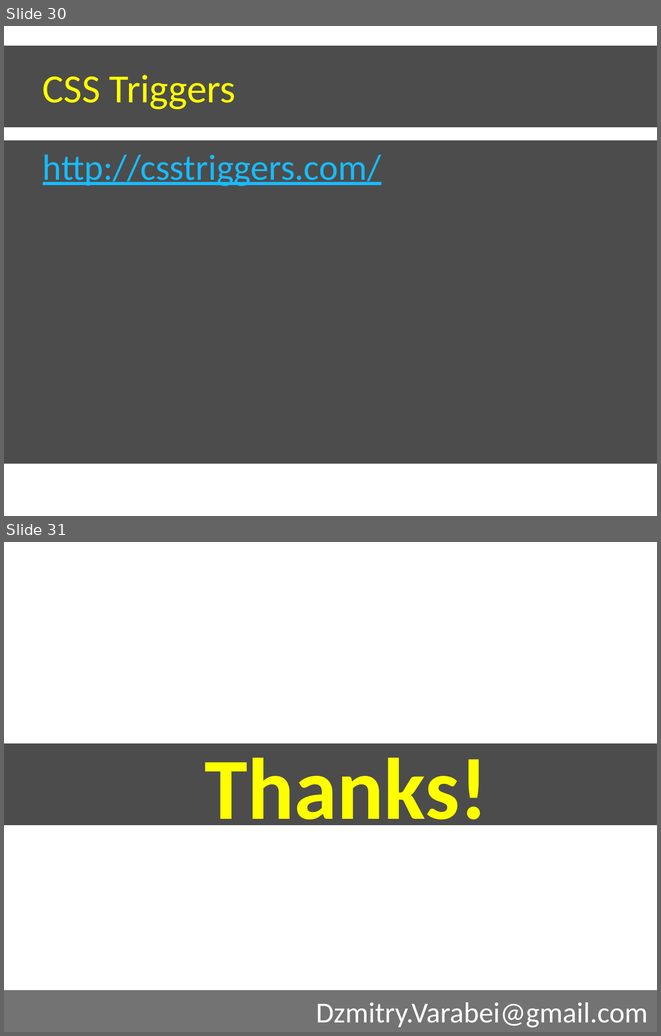
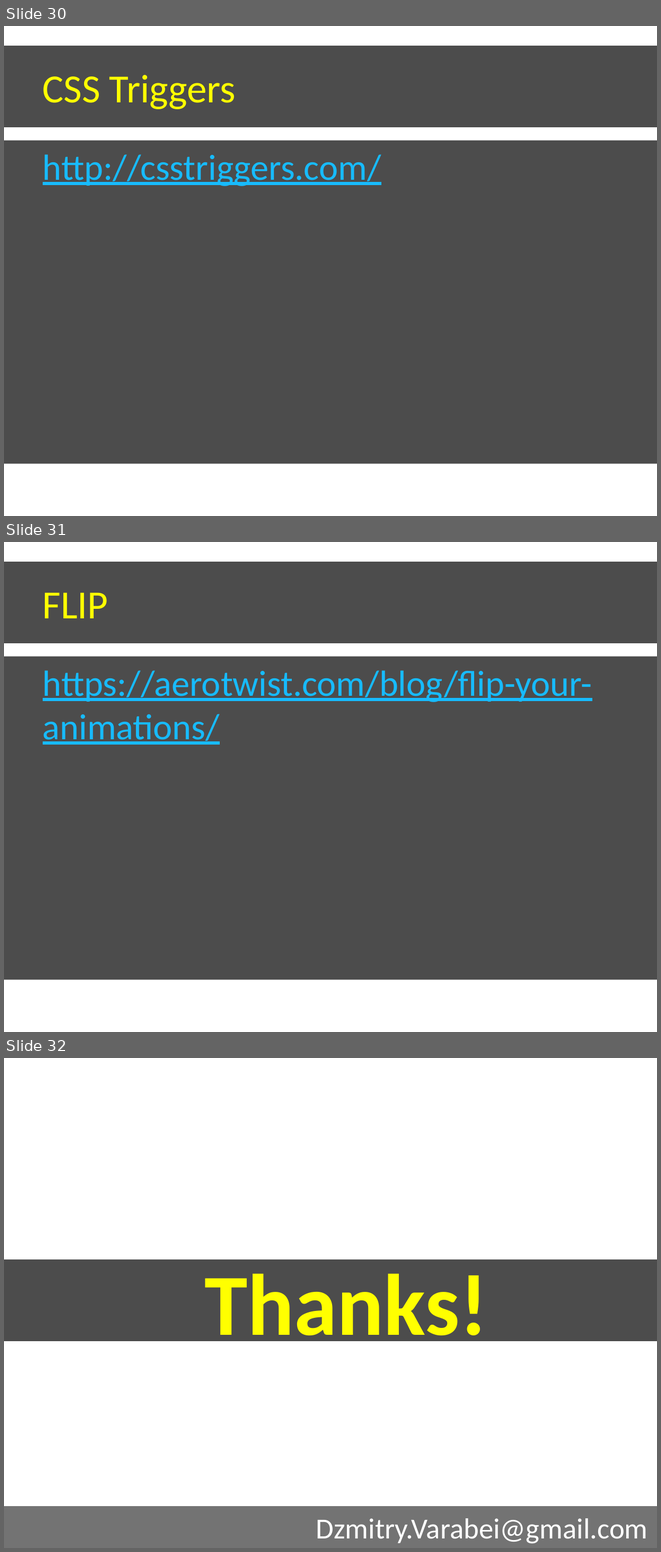
Before and after one commit to dzmitry-varabei/front-end-course, a slide deck: chrome-paint-and-compositing/ChromeInternalsPaint.pptx. Shown one above the other, each under a label of ours: slides 30 and 31 before the commit, slides 30, 31 and 32 after it. The pictures are 661x1036 and 661x1552 pixels, drawn with LibreOffice and Linux fonts; fonts in the diff are those of the drawing; background and template pictures are left out. Boxes give left, top, right and bottom in pixels: in the first picture for what was removed or moved away, otherwise in the second. Text is boxed around its words. In the diff, an @@ line names an element or a change of style, - is before the commit and + after.

Commit message:
update

```diff
--- a/chrome-paint-and-compositing/ChromeInternalsPaint.pptx
+++ b/chrome-paint-and-compositing/ChromeInternalsPaint.pptx
@@ slide 31 added at box(4, 542, 657, 1032), background picture (left out) @@
@@ title added at box(4, 562, 657, 643), fill #000000 at 70% opacity, 44 pt, text #FFFF00 @@
+FLIP
@@ text added at box(4, 656, 657, 979), fill #000000 at 70% opacity, 40 pt, text #17BBFD, underline @@
+https://aerotwist.com/blog/flip-your-animations/
@@ what was slide 31 is now slide 32 @@
```
